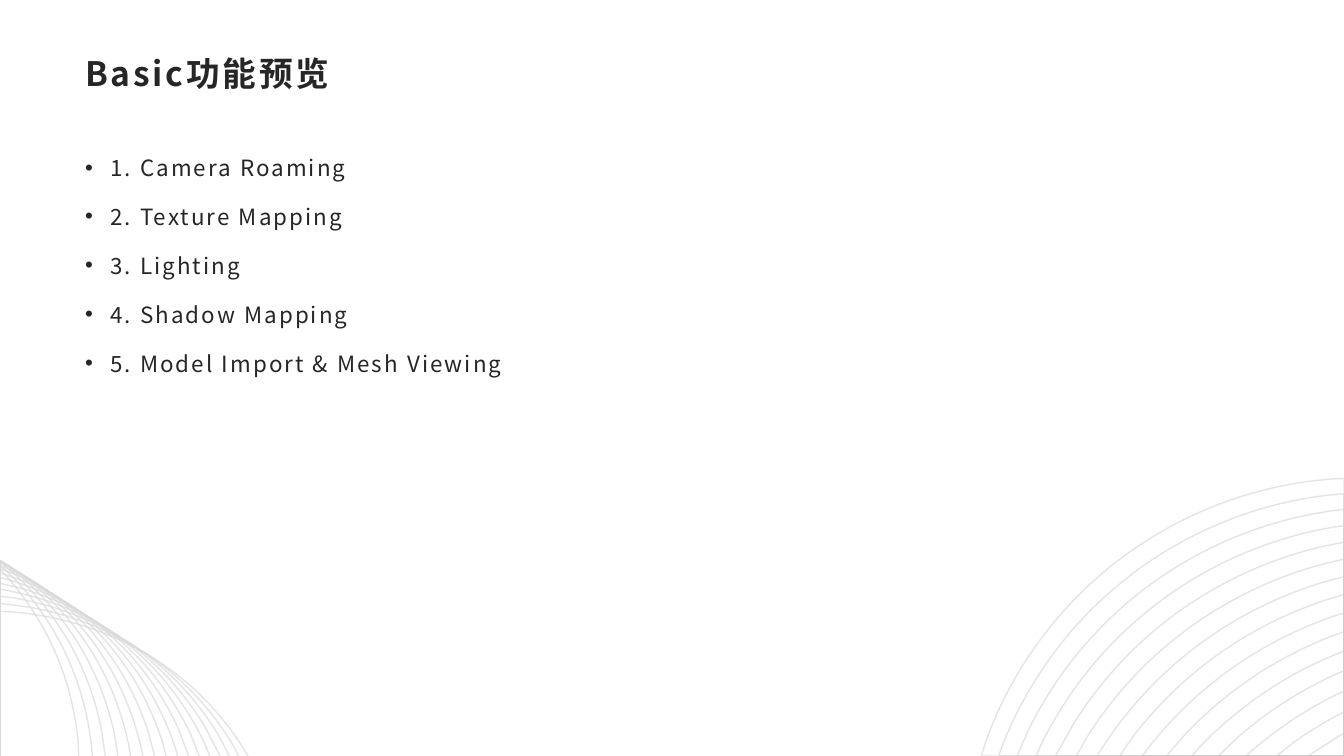
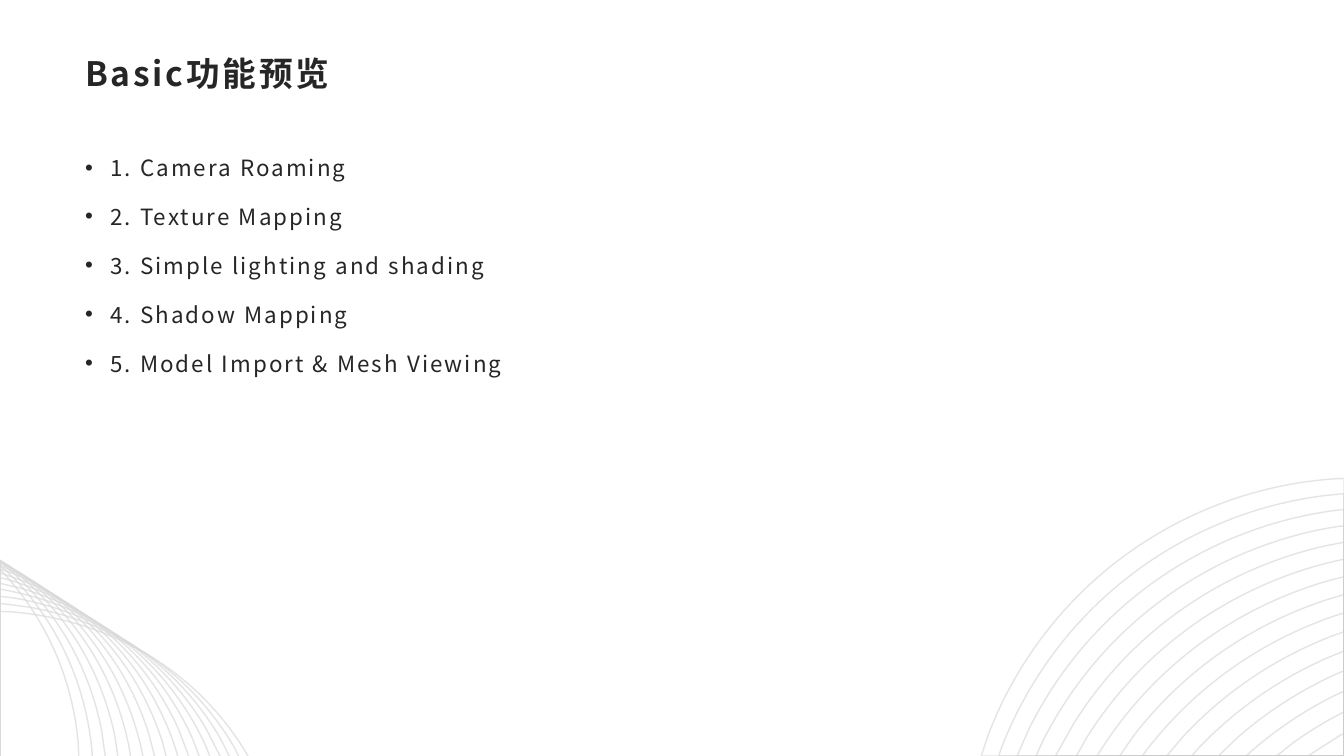
Before and after one commit to computer-graphic-2019/Group19, a slide deck: slide 7 of CG_final.pptx. Drawn at 1344x756 pixels with LibreOffice and Linux fonts; fonts in the diff are those of the drawing. Boxes give left, top, right and bottom in pixels: in the first picture for what was removed or moved away, otherwise in the second. Text is boxed around its words. In the diff, an @@ line names an element or a change of style, - is before the commit and + after.

```diff
--- a/CG_final.pptx
+++ b/CG_final.pptx
@@ text at (x1=110, y1=256, x2=484, y2=279): text changed @@
-• 3. Lighting
+• 3. Simple lighting and shading
```
Also in this commit, not shown: 3 other slides changed.
